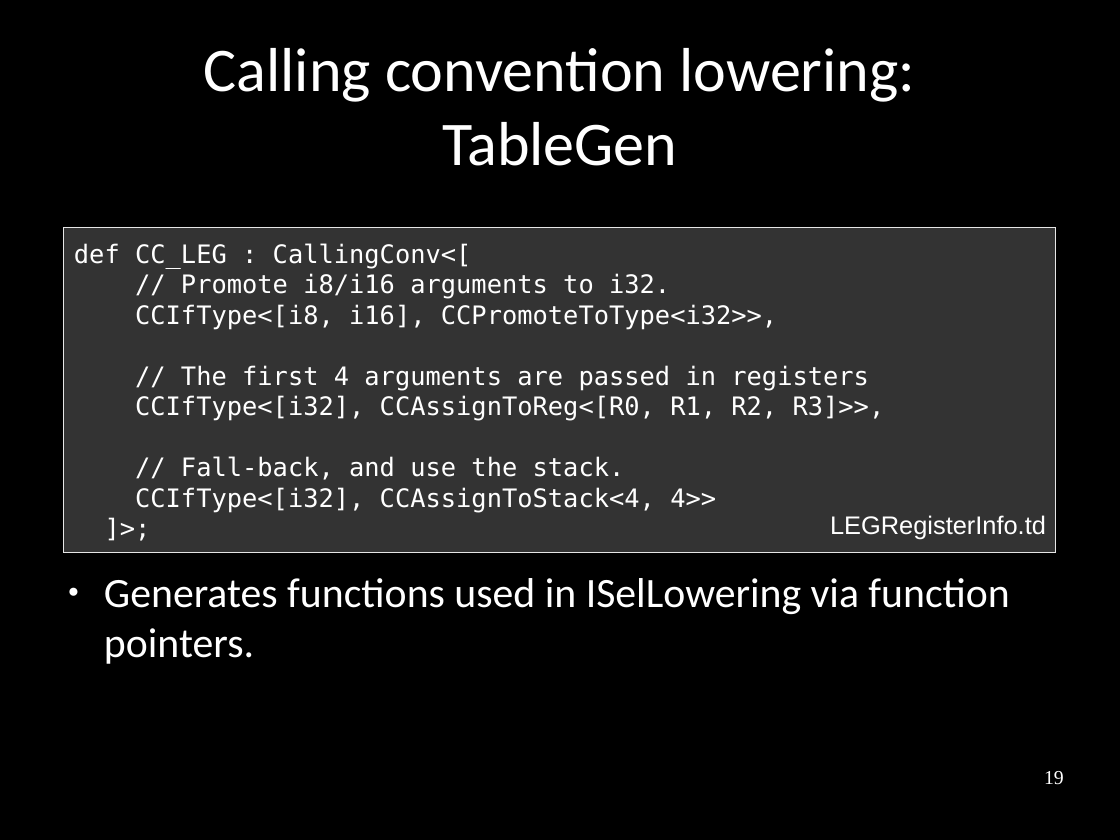
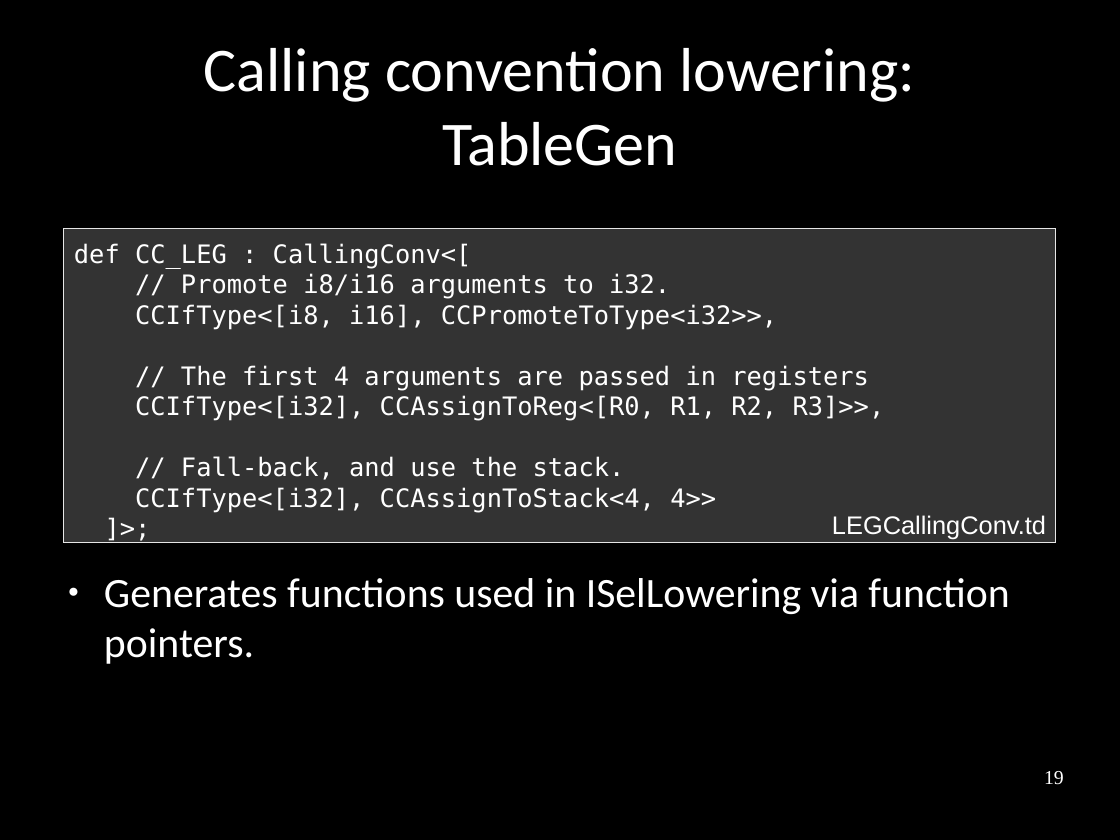
Before and after one commit to frasercrmck/llvm-leg, a slide deck: slide 19 of docs/Codeplay/Slides.odp. Drawn at 1120x840 pixels with LibreOffice and Linux fonts; fonts in the diff are those of the drawing. Boxes give left, top, right and bottom in pixels: in the first picture for what was removed or moved away, otherwise in the second. Text is boxed around its words. In the diff, an @@ line names an element or a change of style, - is before the commit and + after.

Commit message:
Fix typo and wrong file name.

```diff
--- a/docs/Codeplay/Slides.odp
+++ b/docs/Codeplay/Slides.odp
@@ rectangle "def CC_LEG : CallingConv<[": place and size @@
-rectangle "def CC_LEG : CallingConv<[" at (64, 228, 1056, 553)
+rectangle "def CC_LEG : CallingConv<[" at (64, 228, 1056, 543)
@@ text at (832, 515, 1046, 539): text changed @@
-LEGRegisterInfo.td
+LEGCallingConv.td
```
Also in this commit, not shown: 1 other slide changed.
